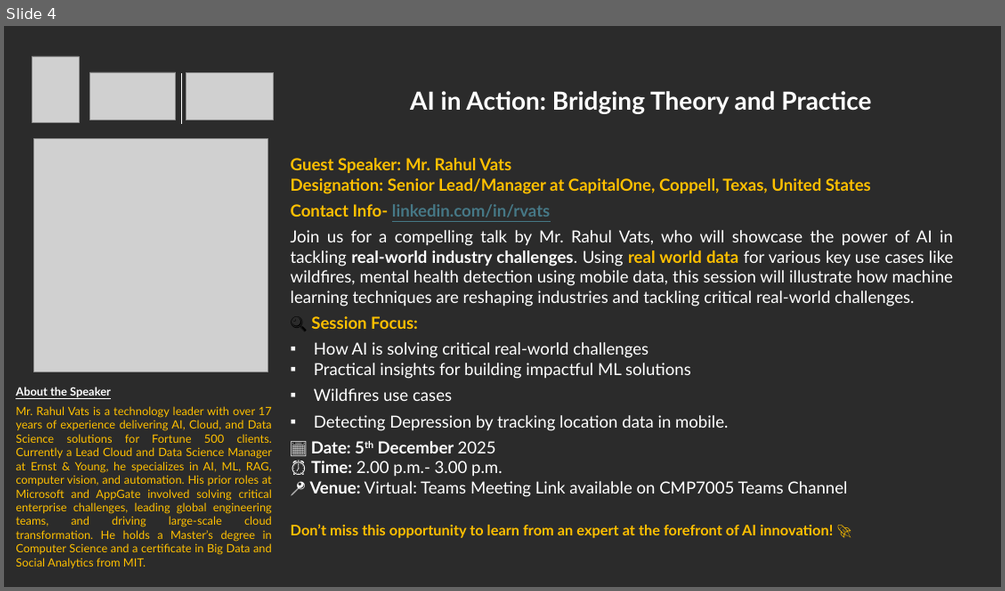
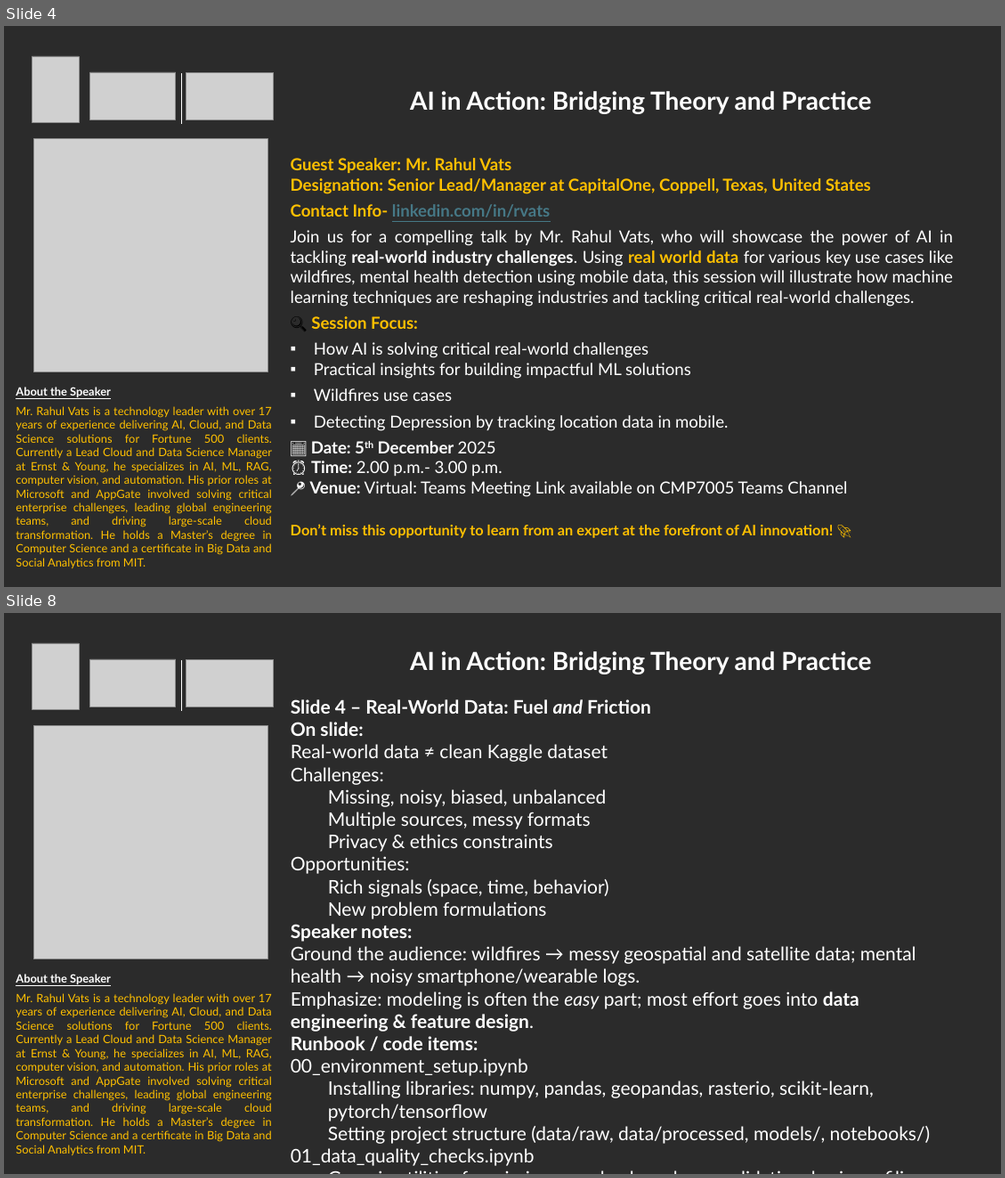
Before and after one commit to rvats/CardiffMetropolitanUniversity_Talk_By_RahulVats, a slide deck: AITalk_at_Cardiff_By_RahulVats.pptx. Shown one above the other, each under a label of ours: slide 4 before the commit, slides 4 and 8 after it; the slides between them are not shown. The pictures are 1005x591 and 1005x1178 pixels, drawn with LibreOffice and Linux fonts; fonts in the diff are those of the drawing; grey boxes stand for pictures; background and template pictures are left out; a plain dark background stands for a picture behind light text. Boxes give left, top, right and bottom in pixels: in the first picture for what was removed or moved away, otherwise in the second. Text is boxed around its words. In the diff, an @@ line names an element or a change of style, - is before the commit and + after.

```diff
--- a/AITalk_at_Cardiff_By_RahulVats.pptx
+++ b/AITalk_at_Cardiff_By_RahulVats.pptx
@@ slide 8 added at bbox=[4, 613, 1001, 1174], background picture (left out) @@
@@ picture added at bbox=[32, 643, 79, 709] @@
@@ picture added at bbox=[90, 659, 176, 706] @@
@@ line added from (181, 660) to (181, 711), #FFFFFF 0.25 pt @@
@@ picture added at bbox=[186, 659, 273, 706] @@
@@ text added at bbox=[410, 651, 871, 674], 24 pt, text #FFFFFF, bold @@
+AI in Action: Bridging Theory and Practice
@@ text added at bbox=[291, 699, 930, 1166], 18 pt, text #FFFFFF @@
+Slide 4 – Real-World Data: Fuel and Friction
+On slide:
+Real-world data ≠ clean Kaggle dataset
+Challenges:
+  Missing, noisy, biased, unbalanced
+  Multiple sources, messy formats
+  Privacy & ethics constraints
+Opportunities:
+  Rich signals (space, time, behavior)
+  New problem formulations
+Speaker notes:
+Ground the audience: wildfires → messy geospatial and satellite data; mental health → noisy smartphone/wearable logs.
+Emphasize: modeling is often the easy part; most effort goes into data engineering & feature design.
+Runbook / code items:
+00_environment_setup.ipynb
+  Installing libraries: numpy, pandas, geopandas, rasterio, scikit-learn, pytorch/tensorflow
+  Setting project structure (data/raw, data/processed, models/, notebooks/)
+01_data_quality_checks.ipynb
+  Generic utilities for missingness checks, schema validation, basic profiling
@@ picture added at bbox=[33, 726, 267, 959] @@
@@ text added at bbox=[16, 973, 272, 1155], 11 pt, text #FFC000 @@
+About the Speaker
+Mr. Rahul Vats is a technology leader with over 17 years of experience delivering AI, Cloud, and Data Science solutions for Fortune 500 clients. Currently a Lead Cloud and Data Science Manager at Ernst & Young, he specializes in AI, ML, RAG, computer vision, and automation. His prior roles at Microsoft and AppGate involved solving critical enterprise challenges, leading global engineering teams, and driving large-scale cloud transformation. He holds a Master’s degree in Computer Science and a certificate in Big Data and Social Analytics from MIT.
```
Also in this commit, not shown: 17 other slides added.
